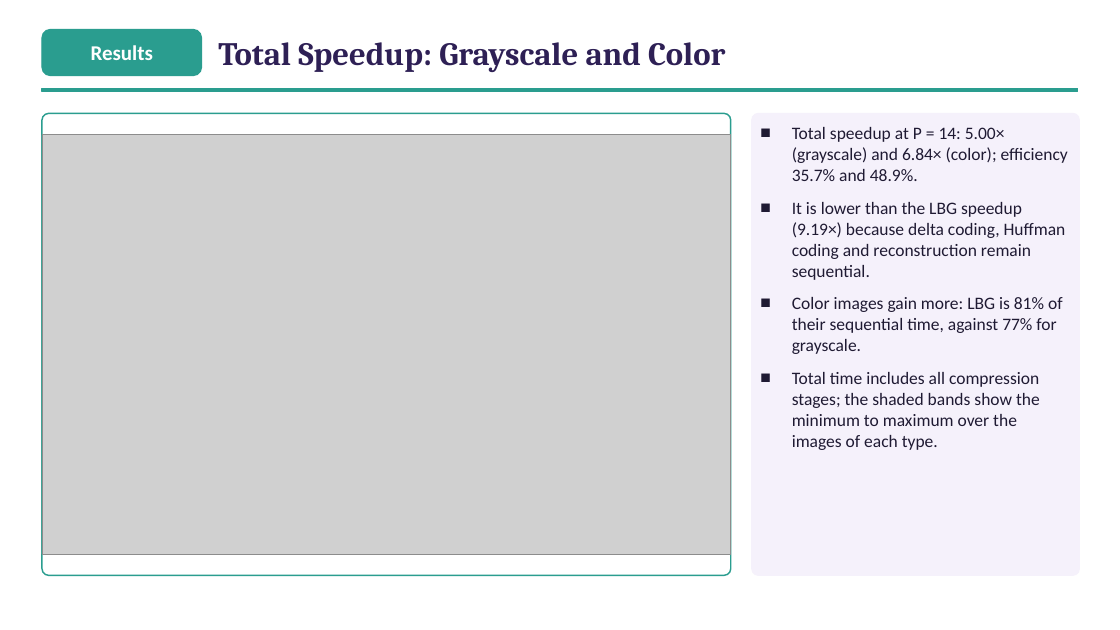
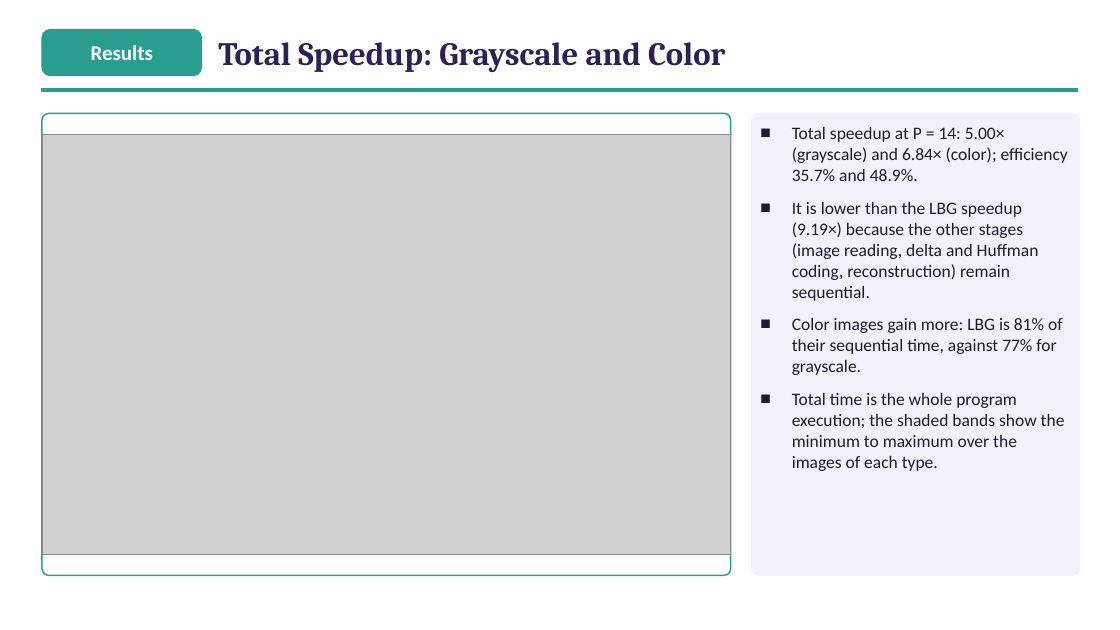
Before and after one commit to ibtihal-cpu/mihk, a slide deck: slide 26 of results/seminar/figs/Seminar_Ibtihal_v3.pptx. Drawn at 1120x630 pixels with LibreOffice and Linux fonts; fonts in the diff are those of the drawing; grey boxes stand for pictures. Boxes give left, top, right and bottom in pixels: in the first picture for what was removed or moved away, otherwise in the second. Text is boxed around its words. In the diff, an @@ line names an element or a change of style, - is before the commit and + after.

```diff
--- a/results/seminar/figs/Seminar_Ibtihal_v3.pptx
+++ b/results/seminar/figs/Seminar_Ibtihal_v3.pptx
@@ text at [792, 202, 1039, 301]: text changed @@
-■ It is lower than the LBG speedup (9.19×) because delta coding, Huffman coding and reconstruction remain sequential.
+■ It is lower than the LBG speedup (9.19×) because the other stages (image reading, delta and Huffman coding, reconstruction) remain sequential.
@@ text at [792, 393, 1065, 471]: text changed @@
-■ Total time includes all compression stages; the shaded bands show the minimum to maximum over the images of each type.
+■ Total time is the whole program execution; the shaded bands show the minimum to maximum over the images of each type.
```
Also in this commit, not shown: 6 other slides changed, 7 other files.
